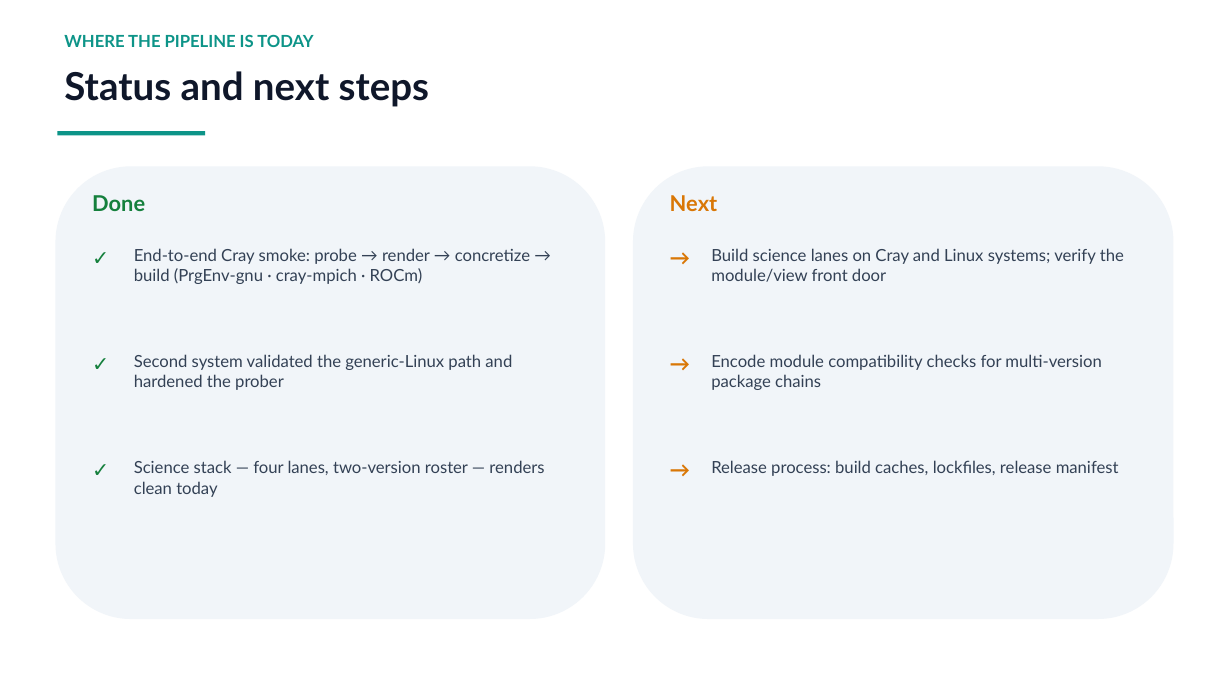
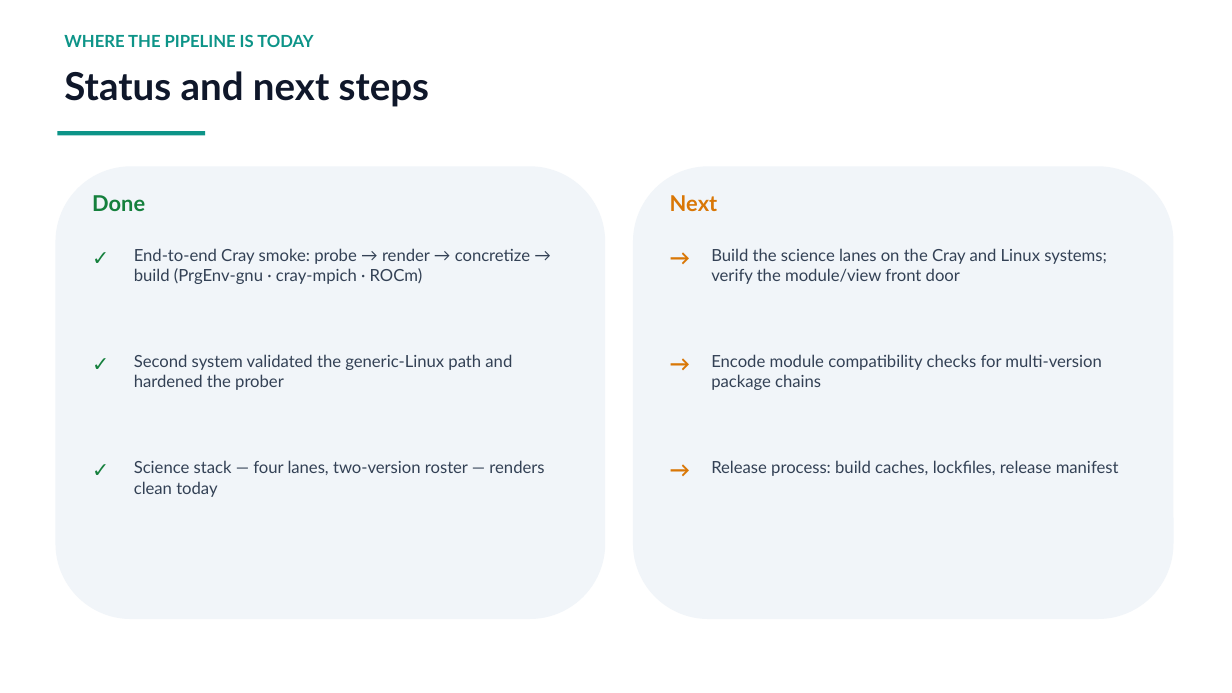
Before and after one commit to ray12514/stack-planning, a slide deck: slide 8 of presentations/cse_lanes_model.pptx. Drawn at 1232x693 pixels with LibreOffice and Linux fonts; fonts in the diff are those of the drawing. Boxes give left, top, right and bottom in pixels: in the first picture for what was removed or moved away, otherwise in the second. Text is boxed around its words. In the diff, an @@ line names an element or a change of style, - is before the commit and + after.

```diff
--- a/presentations/cse_lanes_model.pptx
+++ b/presentations/cse_lanes_model.pptx
@@ text at box(711, 248, 1107, 284): text changed @@
-Build science lanes on Cray and Linux systems; verify the module/view front door
+Build the science lanes on the Cray and Linux systems; verify the module/view front door
```
Also in this commit, not shown: 4 other slides changed, 3 slides added, 9 other files.
